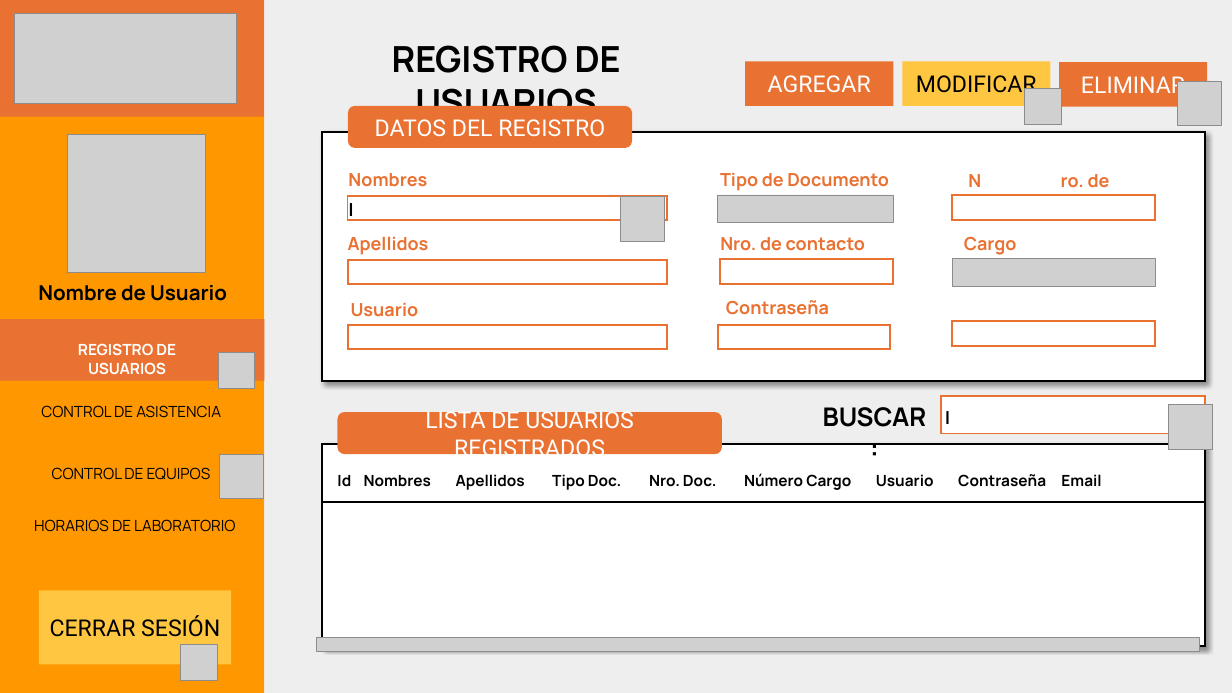
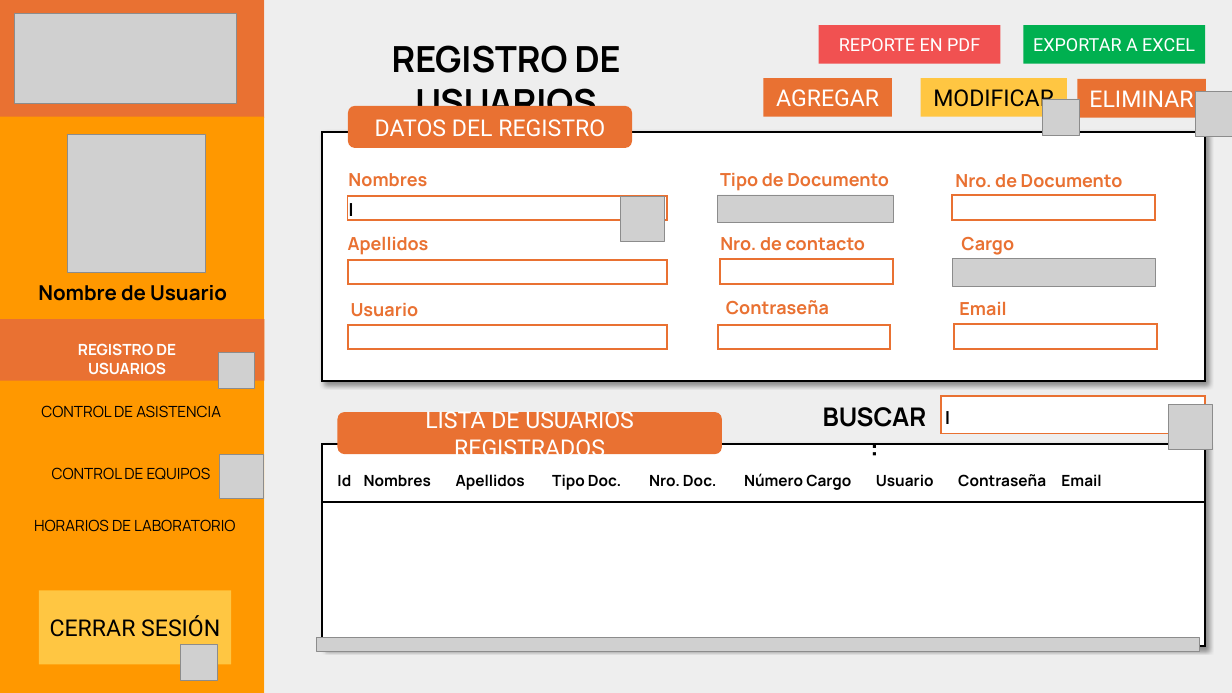
Before and after one commit to cotanol/ProyectoAsistenciaUNFV, a slide deck: slide 6 of GUIDESIGN.pptx (slide 4 before the commit). Drawn at 1232x693 pixels with LibreOffice and Linux fonts; fonts in the diff are those of the drawing; grey boxes stand for pictures. Boxes give left, top, right and bottom in pixels: in the first picture for what was removed or moved away, otherwise in the second. Text is boxed around its words. In the diff, an @@ line names an element or a change of style, - is before the commit and + after.

```diff
--- a/GUIDESIGN.pptx
+++ b/GUIDESIGN.pptx
@@ rectangle added at (819, 25, 1001, 64), fill #F15151, 14 pt, text #FFFFFF @@
+REPORTE EN PDF
@@ rectangle added at (1024, 25, 1206, 64), fill #00B050, 14 pt, text #FFFFFF @@
+EXPORTAR A EXCEL
@@ rectangle "AGREGAR": place and size @@
-rectangle "AGREGAR" at (745, 61, 893, 105)
+rectangle "AGREGAR" at (763, 78, 892, 116)
@@ rectangle "MODIFICAR": place and size @@
-rectangle "MODIFICAR" at (903, 61, 1051, 105)
+rectangle "MODIFICAR" at (921, 78, 1067, 116)
@@ rectangle "ELIMINAR": place and size @@
-rectangle "ELIMINAR" at (1059, 62, 1207, 106)
+rectangle "ELIMINAR" at (1078, 79, 1206, 117)
@@ picture: place and size @@
-picture at (1025, 88, 1062, 125)
+picture at (1043, 99, 1080, 136)
@@ picture: place and size @@
-picture at (1177, 81, 1222, 126)
+picture at (1196, 91, 1232, 136)
@@ text at (955, 174, 1123, 188): spaces changed @@
-N ro. de Documento
+Nro. de Documento
@@ text "Cargo" at (961, 237, 1014, 255): alignment centre to left @@
@@ text added at (959, 301, 1006, 316), 14 pt, text #E97132, bold @@
+Email
```
Also in this commit, not shown: 6 other slides changed, 13 slides added, 5 slides removed, 11 other files.
